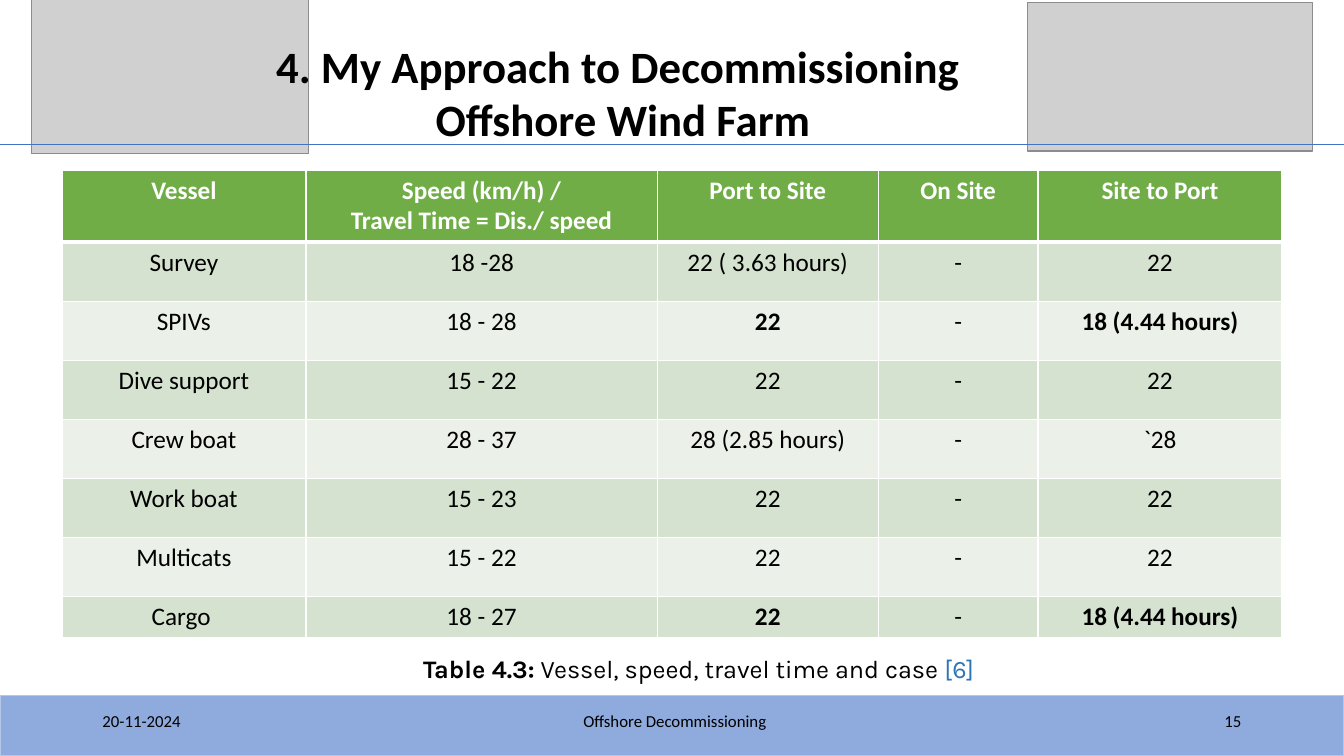
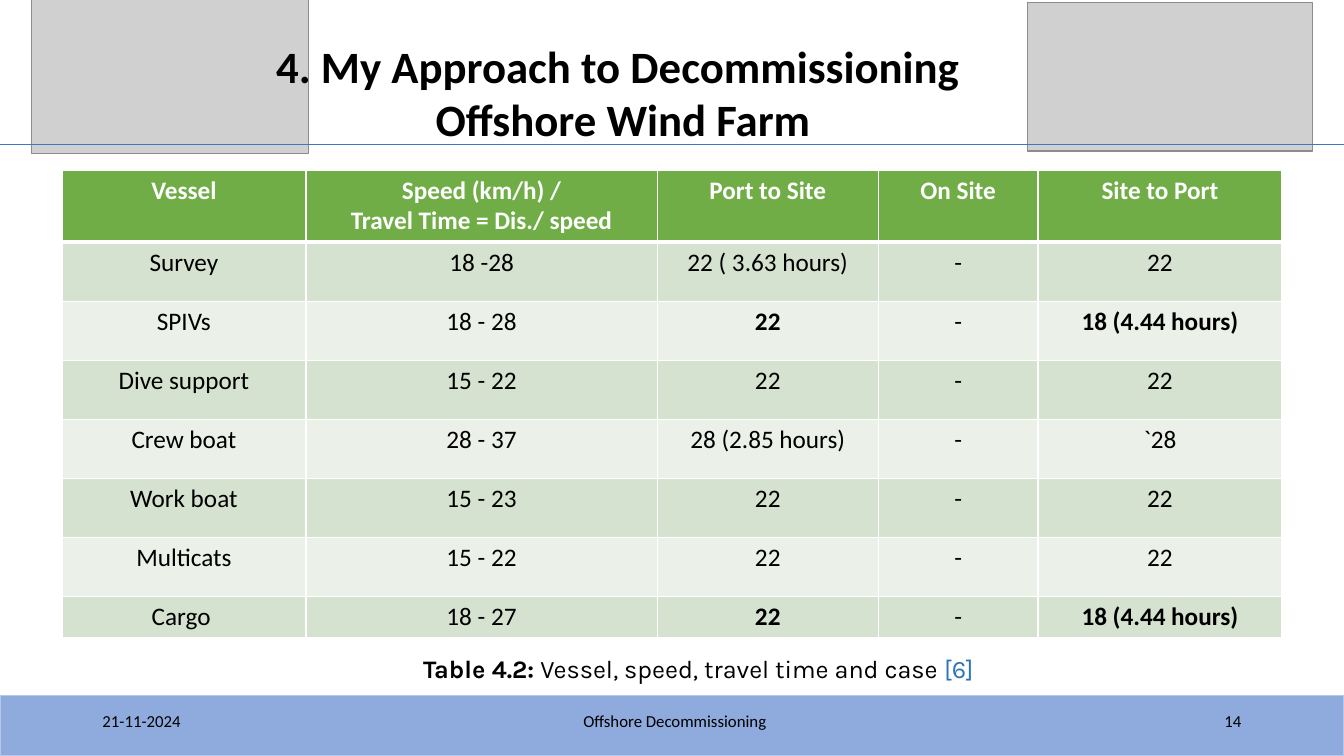
Before and after one commit to KSoni1505/Fraunhofer_IWES_Interview_Task_Offshore-Decommissioning, a slide deck: slide 14 of IWES/IWES_Task.pptx (slide 15 before the commit). Drawn at 1344x756 pixels with LibreOffice and Linux fonts; fonts in the diff are those of the drawing; grey boxes stand for pictures. Boxes give left, top, right and bottom in pixels: in the first picture for what was removed or moved away, otherwise in the second. Text is boxed around its words. In the diff, an @@ line names an element or a change of style, - is before the commit and + after.

```diff
--- a/IWES/IWES_Task.pptx
+++ b/IWES/IWES_Task.pptx
@@ text at (423,659,974,684): text changed @@
-Table 4.3: Vessel, speed, travel time and case [6]
+Table 4.2: Vessel, speed, travel time and case [6]
@@ text at (102,716,180,727): text changed @@
-20-11-2024
+21-11-2024
@@ page number at (1224,716,1241,727): text changed @@
-15
+14
```
Also in this commit, not shown: 21 other slides changed.
